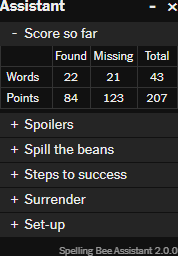
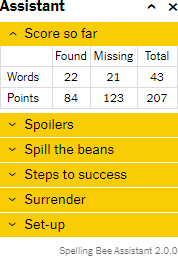
Layers edited between the first and the second 178×256 image:
hid "Layer 2", painted on it over <box>0,0,178,256</box>
painted on "Layer 3" over <box>6,3,178,228</box>
